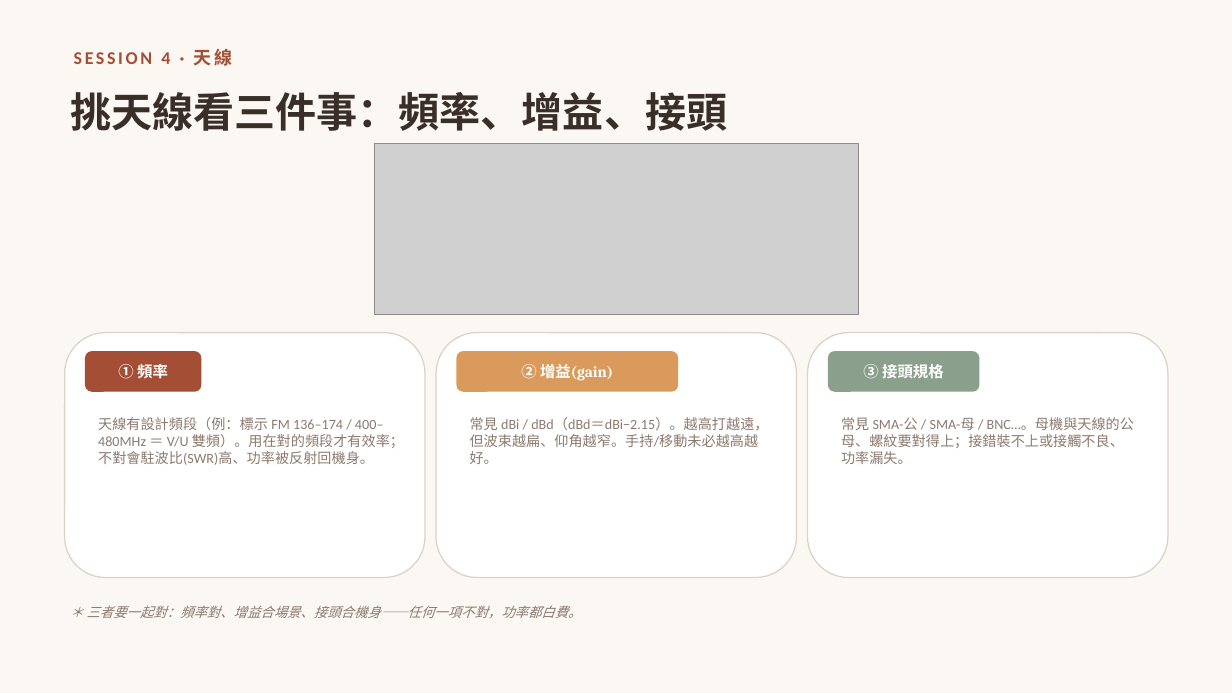
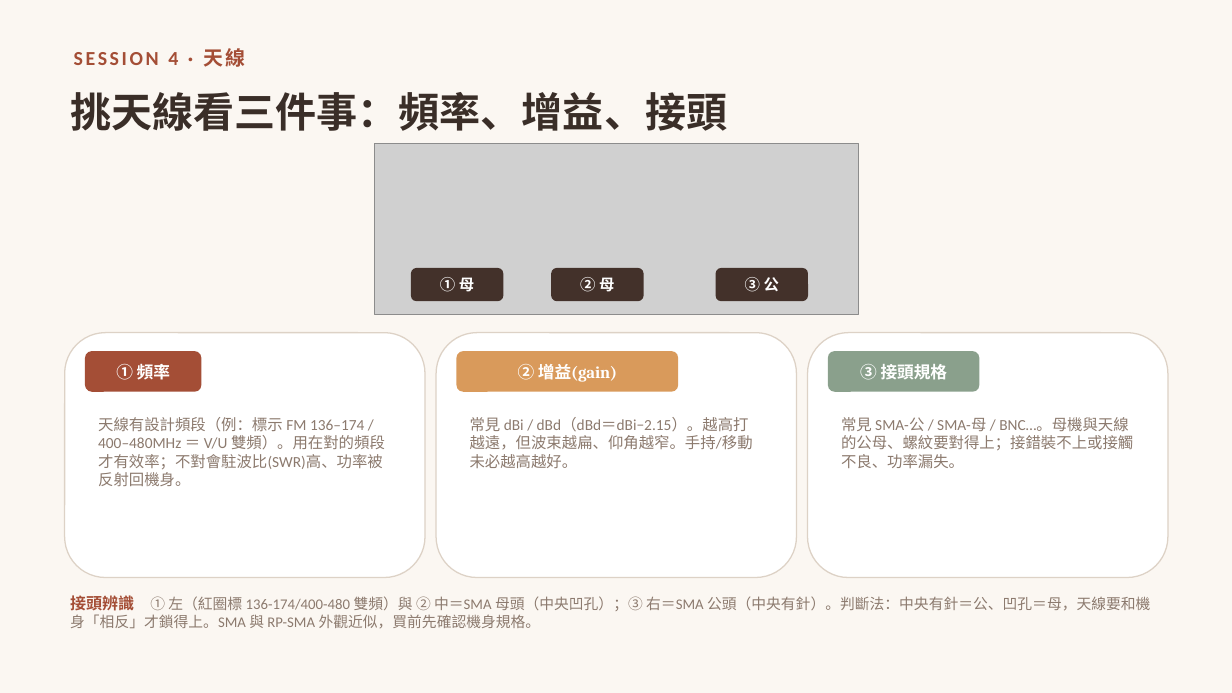
Before and after one commit to winson3QQ/Radio-Advanced, a slide deck: slide 20 of 投影片/進階無線電_課程投影片.pptx. Drawn at 1232x693 pixels with LibreOffice and Linux fonts; fonts in the diff are those of the drawing; grey boxes stand for pictures. Boxes give left, top, right and bottom in pixels: in the first picture for what was removed or moved away, otherwise in the second. Text is boxed around its words. In the diff, an @@ line names an element or a change of style, - is before the commit and + after.

```diff
--- a/投影片/進階無線電_課程投影片.pptx
+++ b/投影片/進階無線電_課程投影片.pptx
@@ text "SESSION 4 · 天線" at (x1=74, y1=48, x2=245, y2=67): size 14 to 15.5 pt @@
@@ rounded rectangle added at (x1=411, y1=268, x2=504, y2=301), fill #43312A, 12 pt, text #FFFFFF, bold @@
+① 母
@@ rounded rectangle added at (x1=552, y1=268, x2=644, y2=301), fill #43312A, 12 pt, text #FFFFFF, bold @@
+② 母
@@ rounded rectangle added at (x1=716, y1=268, x2=809, y2=301), fill #43312A, 12 pt, text #FFFFFF, bold @@
+③ 公
@@ size 12 to 13 pt in 3 elements at (x1=85, y1=351, x2=201, y2=392), (x1=457, y1=351, x2=678, y2=392), (x1=828, y1=351, x2=980, y2=392) @@
@@ size 11 to 12 pt in 3 elements at (x1=98, y1=417, x2=385, y2=486), (x1=470, y1=417, x2=753, y2=468), (x1=841, y1=417, x2=1133, y2=468) @@
@@ text at (x1=70, y1=593, x2=1150, y2=628): text changed; size 10.5 to 11.5 pt; italic off @@
-＊ 三者要一起對：頻率對、增益合場景、接頭合機身——任何一項不對，功率都白費。
+接頭辨識 ① 左（紅圈標 136-174/400-480 雙頻）與 ② 中＝SMA 母頭（中央凹孔）；③ 右＝SMA 公頭（中央有針）。判斷法：中央有針＝公、凹孔＝母，天線要和機身「相反」才鎖得上。SMA 與 RP-SMA 外觀近似，買前先確認機身規格。
```
Also in this commit, not shown: 39 other slides changed, 2 slides added.
